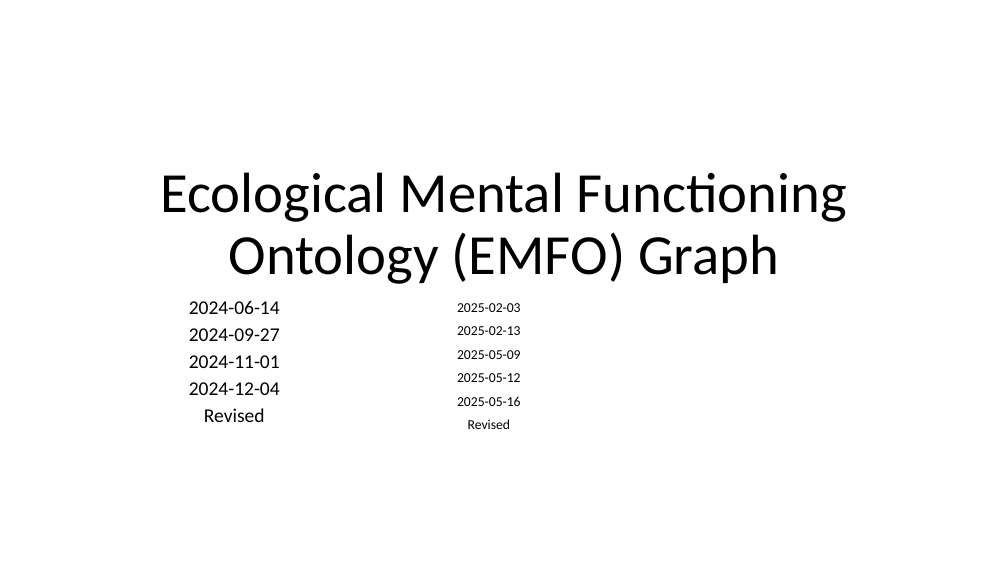
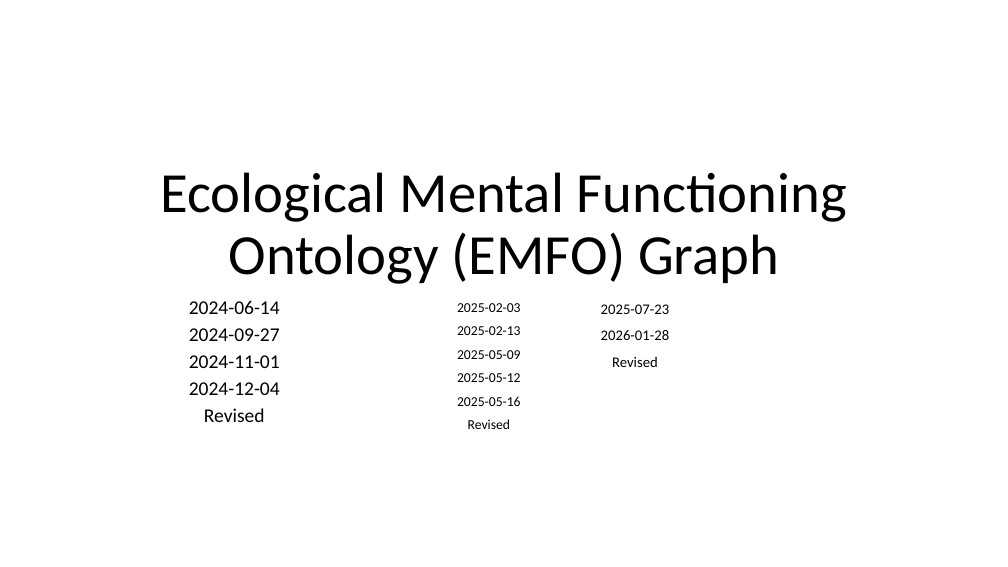
Before and after one commit to CC-RMD-EpiBio/EcologicalMentalFunctioningOntology, a slide deck: slide 1 of EMFO_Picture.pptx. Drawn at 1008x567 pixels with LibreOffice and Linux fonts; fonts in the diff are those of the drawing. Boxes give left, top, right and bottom in pixels: in the first picture for what was removed or moved away, otherwise in the second. Text is boxed around its words. In the diff, an @@ line names an element or a change of style, - is before the commit and + after.

```diff
--- a/EMFO_Picture.pptx
+++ b/EMFO_Picture.pptx
@@ text added at (x1=601, y1=304, x2=670, y2=367), 14 pt, text #000000 @@
+2025-07-23
+2026-01-28
+Revised
```
Also in this commit, not shown: 2 other slides changed, 1 slide added, 1 other file.
